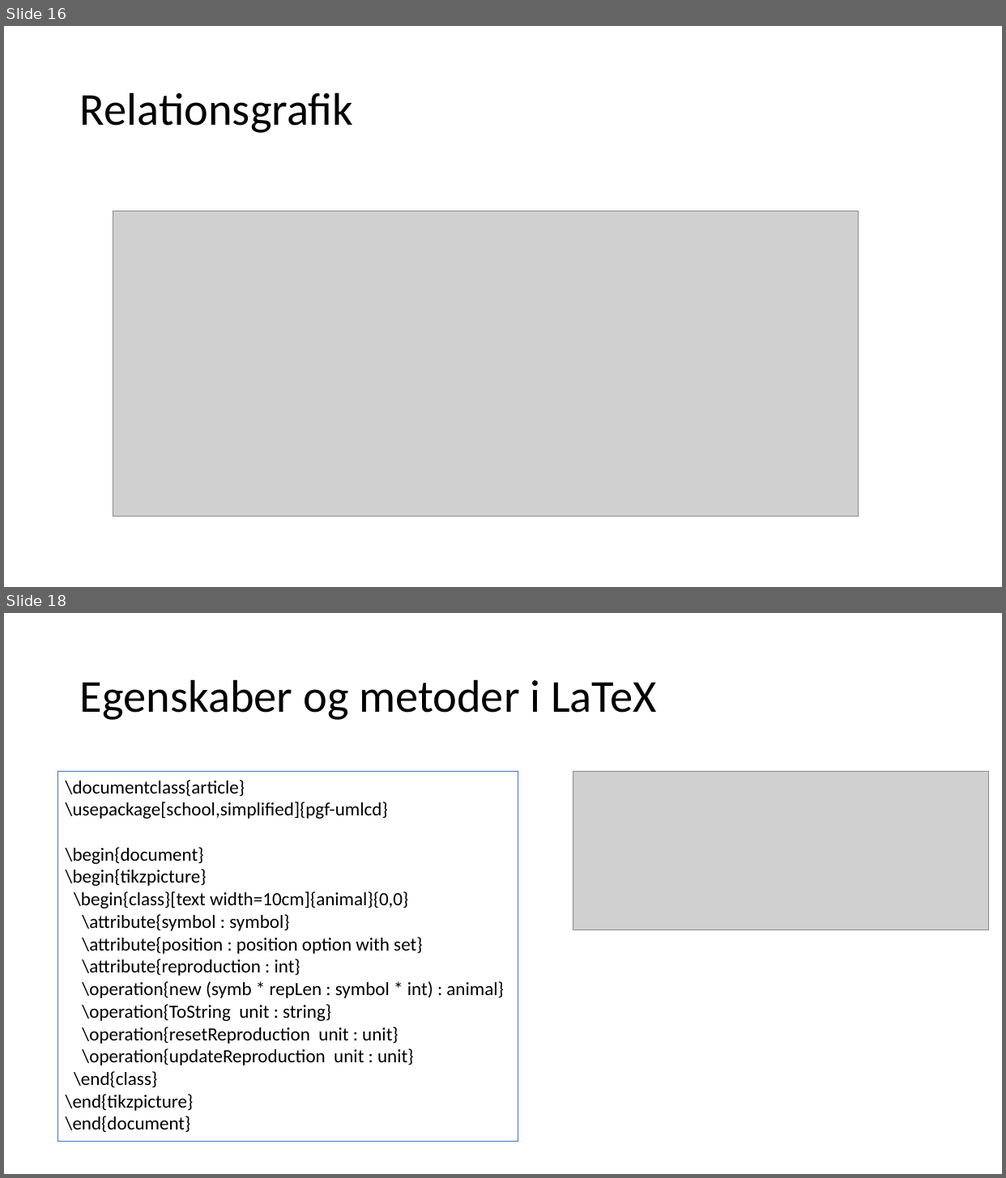
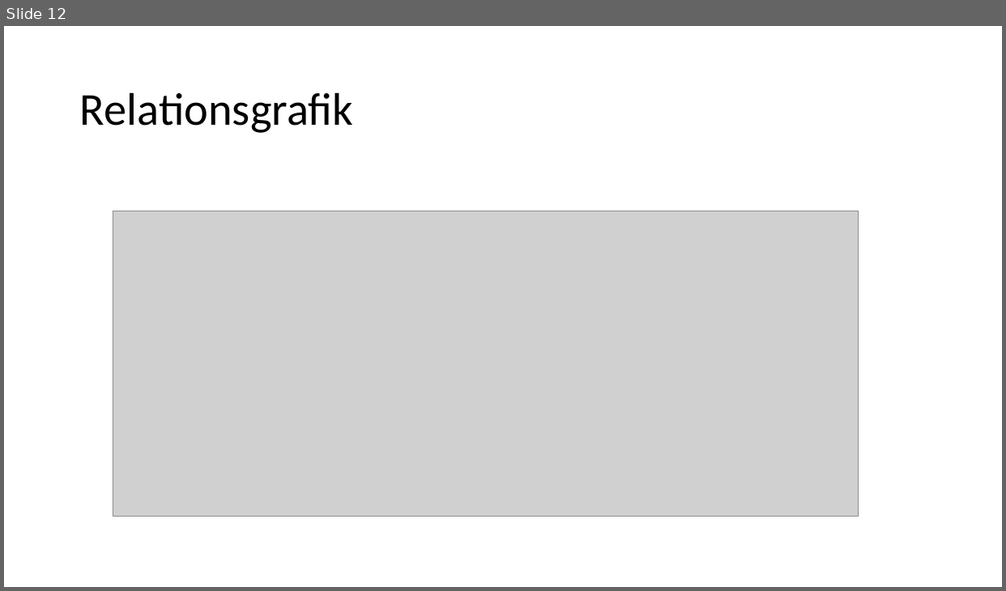
Before and after one commit to fisterloegsovs/pop22, a slide deck: lectures/13.1-3/lecture13.2.pptx. Shown one above the other, each under a label of ours: slides 16 and 18 before the commit, slide 12 after it; the slides between them are not shown. The pictures are 1006x1178 and 1006x591 pixels, drawn with LibreOffice and Linux fonts; fonts in the diff are those of the drawing; grey boxes stand for pictures. Boxes give left, top, right and bottom in pixels: in the first picture for what was removed or moved away, otherwise in the second. Text is boxed around its words. In the diff, an @@ line names an element or a change of style, - is before the commit and + after.

```diff
--- a/lectures/13.1-3/lecture13.2.pptx
+++ b/lectures/13.1-3/lecture13.2.pptx
@@ slide 18 removed at [4, 613, 1002, 1174], background #FFFFFF @@
@@ title removed at [80, 679, 657, 720] @@
-Egenskaber og metoder i LaTeX
@@ rectangle removed at [58, 772, 518, 1142] @@
-\documentclass{article}
-\usepackage[school,simplified]{pgf-umlcd}
-\begin{document}
-\begin{tikzpicture}
-\begin{class}[text width=10cm]{animal}{0,0}
-\attribute{symbol : symbol}
-\attribute{position : position option with set}
-\attribute{reproduction : int}
-\operation{new (symb * repLen : symbol * int) : animal}
-\operation{ToString unit : string}
-\operation{resetReproduction unit : unit}
-\operation{updateReproduction unit : unit}
-\end{class}
-\end{tikzpicture}
-\end{document}
@@ picture removed at [573, 772, 989, 931] @@
@@ what was slide 16 is now slide 12 @@
```
Also in this commit, not shown: 3 slides changed, 1 slide added, 13 other slides removed, 3 other files.
